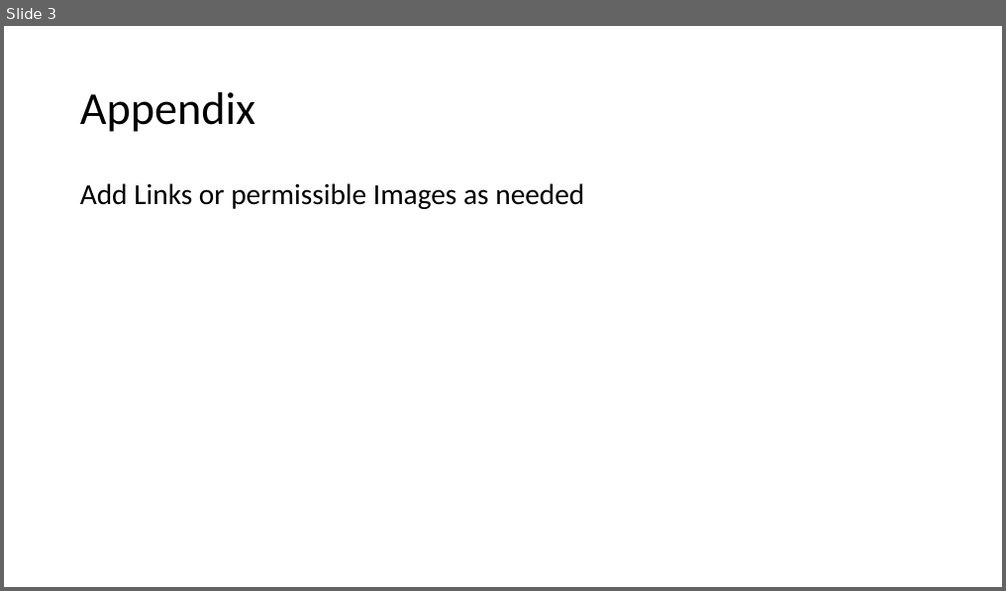
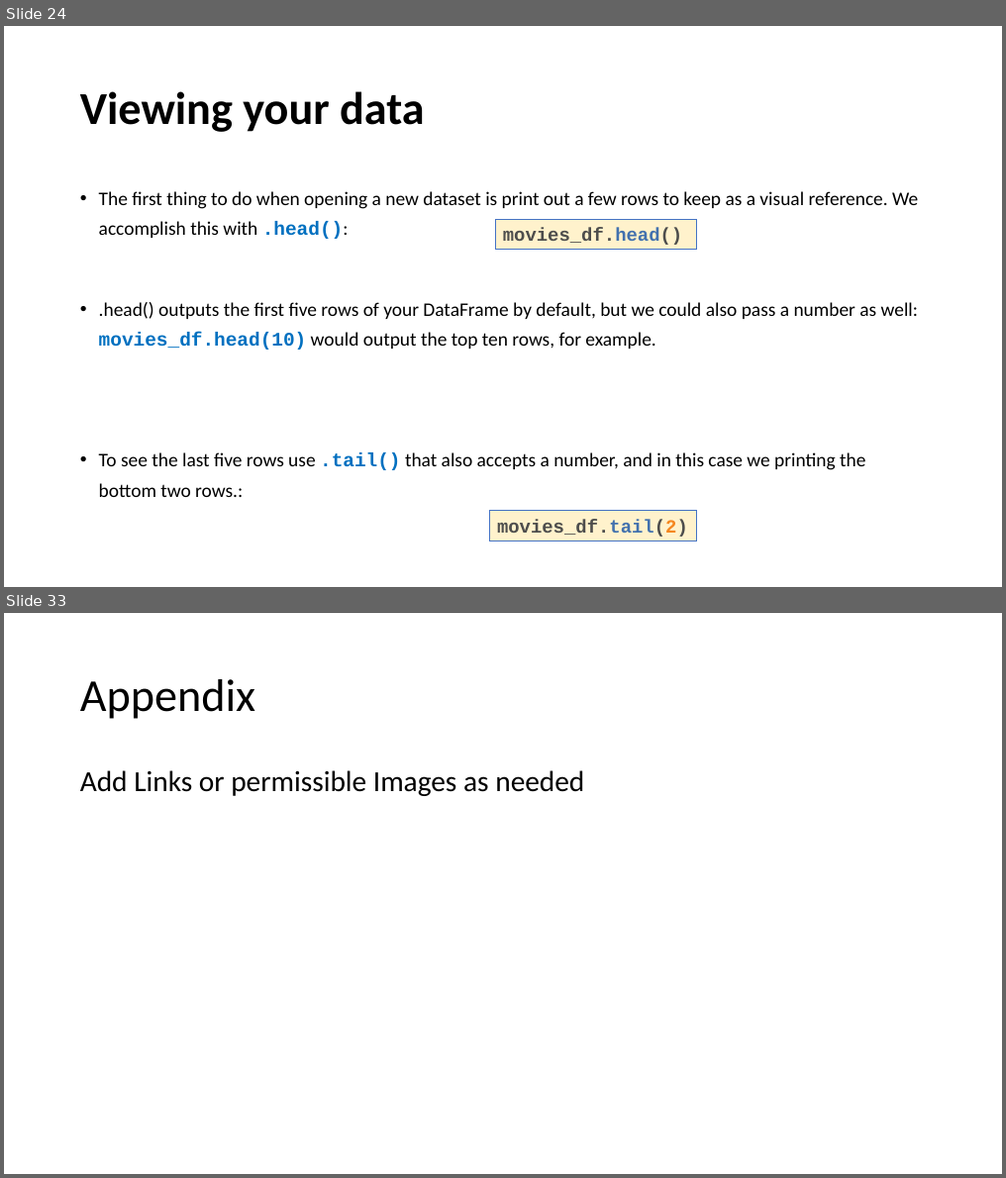
Before and after one commit to spoorthiempowher/Empowher-Curriculum, a slide deck: Python/EmpowHer - Python Curriculum.pptx. Shown one above the other, each under a label of ours: slide 3 before the commit, slides 24 and 33 after it; the slides between them are not shown. The pictures are 1006x591 and 1006x1178 pixels, drawn with LibreOffice and Linux fonts; fonts in the diff are those of the drawing. Boxes give left, top, right and bottom in pixels: in the first picture for what was removed or moved away, otherwise in the second. Text is boxed around its words. In the diff, an @@ line names an element or a change of style, - is before the commit and + after.

```diff
--- a/Python/EmpowHer - Python Curriculum.pptx
+++ b/Python/EmpowHer - Python Curriculum.pptx
@@ slide 24 added at (4,26,1002,587), background #FFFFFF @@
@@ title added at (80,91,425,132), 44 pt, text #000000, bold @@
+Viewing your data
@@ text added at (99,191,918,497), 18.5 pt, text #000000 @@
+• The first thing to do when opening a new dataset is print out a few rows to keep as a visual reference. We accomplish this with .head():
+• .head() outputs the first five rows of your DataFrame by default, but we could also pass a number as well: movies_df.head(10) would output the top ten rows, for example.
+• To see the last five rows use .tail() that also accepts a number, and in this case we printing the bottom two rows.:
@@ rectangle added at (496,219,697,249), fill #FFF2CC, outline #4472C4 0.75 pt, 18 pt, text #4D4D4C, bold @@
+movies_df.head()
@@ rectangle added at (490,511,696,541), fill #FFF2CC, outline #4472C4 0.75 pt, 18 pt, text #4D4D4C, bold @@
+movies_df.tail(2)
@@ what was slide 3 is now slide 33 @@
```
Also in this commit, not shown: 1 slide changed, 29 other slides added.
